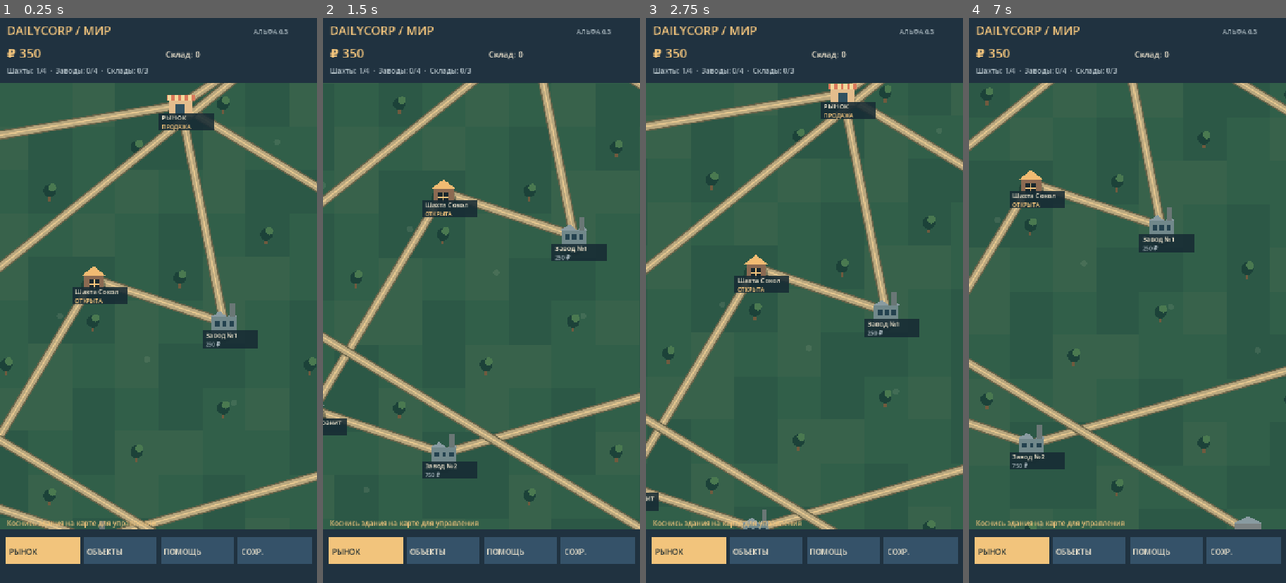
Above: before the commit, frames 1-4 (left to right).
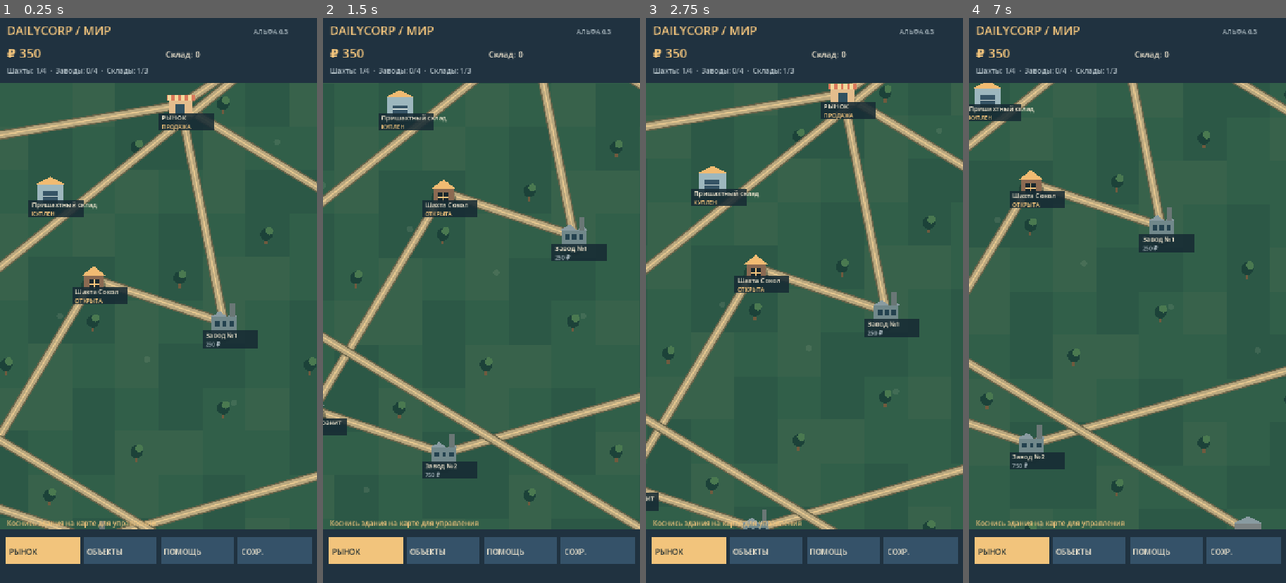
Above: after the commit, the same moments.

Repository: WarfWar/DailyCorp
Game: Godot game, scene res://scenes/main.tscn
The game is run twice, just before and just after one commit, with the same random seed, the same clock (stepped at 60 frames per second) and the same inputs.
Inputs (mouse positions are in pixels of both pictures, inside the frame that each line leads up to):
- Up to frame 1 (0.25 s): no input
- Up to frame 2 (1.5 s): tap Enter at 0.5 s; drag from (481, 300) to (513, 176) at 0.52 s; tap Space at 1.25 s; drag from (481, 300) to (465, 413) at 1.27 s
- Up to frame 3 (2.75 s): tap Enter at 2 s; move the mouse to (836, 176) at 2.02 s; click (836, 176) at 2.17 s
- Up to frame 4 (7 s): tap Space at 2.75, 5 s; drag from (1111, 413) to (1032, 215) at 2.77 s; tap Enter at 3.5 s; move the mouse to (1222, 385) at 3.52 s; click (1222, 385) at 3.67 s; click "ЗАКРЫТЬ" at 4.25 s; drag from (1032, 215) to (1079, 159) at 5.02 s; move the mouse to (1143, 300) at 5.77 s; click (1143, 300) at 5.92 s; drag from (1079, 159) to (1064, 328) at 6.52 s

The runs differ from the first frame. In frame 1, 0.8% of the frame differs, in the area x 8-45%, y 8-36%; in frame 2, 0.8%; in frame 3, 0.8%, in the area x 14-45%, y 8-34%; in frame 4, 0.8%.

Commit message:
Introduce starter warehouse, routing UI, barracks, truck hangar, contracts and direct factory input inventories

Diff:
--- a/scripts/world_view.gd
+++ b/scripts/world_view.gd
@@ -23,10 +23,14 @@
     {"name":"Завод №4","pos":Vector2i(4,6),"cost":2800}
 ]
 const MARKET_POS := Vector2i(10,5)
+const BARRACKS_POS := Vector2i(5,8)
+const HANGAR_POS := Vector2i(12,12)
+const CONTRACT_POS := Vector2i(9,3)
 const WAREHOUSES := [
     {"name":"Склад Восток","pos":Vector2i(13,17),"cost":180},
     {"name":"Склад Запад","pos":Vector2i(3,11),"cost":650},
-    {"name":"Склад Север","pos":Vector2i(13,3),"cost":1300}
+    {"name":"Склад Север","pos":Vector2i(13,3),"cost":1300},
+    {"name":"Пришахтный склад","pos":Vector2i(7,7),"cost":0}
 ]
 const MATERIALS := ["coal","copper","iron","gold","steel","wire","parts","electronics"]
 const SHARED_CAP := 20
@@ -45,9 +49,13 @@
 
 var game = null
 var dialog = null
-var warehouse_owned := [false, false, false]
+var warehouse_owned := [false, false, false, true]
 # Each warehouse holds at most 3 single-material sections.
-var warehouse_slots: Array = [[],[],[]]
+var warehouse_slots: Array = [[],[],[],[]]
+var selected_worker := 0
+var selected_truck := 0
+var selected_route_material := "iron"
+var selected_route_target := 0
 var selected_slot := 0
 
 var mine_owned := [true, false, false, false]
@@ -106,7 +114,11 @@
                 lines = ["Месторождение №%d" % (selected_id + 1),
                     "Статус: ваша шахта" if mine_owned[selected_id] else "Участок свободен",
                     "Открыть для подземной добычи" if mine_owned[selected_id] else "Стоимость покупки: %d ₽" % mine["cost"],
-                    "Руда доставляется на общий склад."]
+                    "Добыча копится на погрузочной площадке.",
+                    "Грузовики развозят руду на склад или завод."]
+                if mine_owned[selected_id]:
+                    for key in game.operations.ORES:
+                        lines.append("%s на погрузке: %d" % [PRODUCTS[key],game.operations.buffers[selected_id][key]])
             else:
                 var factory: Dictionary = FACTORIES[selected_id]
                 title = str(factory["name"])
@@ -139,7 +151,8 @@
                 "Баланс компании: %d ₽" % game.cash,
                 "Общая ёмкость: 20 ед. на каждый материал.",
                 "Покупка склада увеличивает её на 10 ед.",
-                "Специализированная секция: +50 ед. за уровень."]
+                "Специализированная секция: +50 ед. за уровень.",
+                "Перевезено: %d ед." % game.operations.shipping_total]
         "help":
             title = "Управление"
             lines = ["Касайся шахт, заводов, складов и рынка.",
@@ -148,6 +161,9 @@
                 "Заводы автоматически делают выбранные изделия.",
                 "Один складской отсек хранит один материал.",
                 "Склад и производство используют общий запас.",
+                "На участке есть казарма и ангар.",
+                "Шахтам задаются маршруты для 4 видов руды.",
+                "Контракты дают повышенную прибыль.",
                 "Все окна закрываются крестиком сверху."]
         "warehouse":
             var data: Dictionary = WAREHOUSES[selected_id]
@@ -189,6 +205,74 @@
                     "Ёмкость этого отсека: %d единиц" % (SECTION_CAP * level),
                     "Общий запас: %d / %d ед." % [game.stock.get(key,0),capacity(key)],
                     "Улучшение: %d ₽ и %d стали" % [120*level, 1 if level >= 2 else 0]]
+        "routing":
+            title = "Логистика · " + str(MINES[selected_id]["name"])
+            lines = ["Выбери ресурс для задания маршрута.","Доступно руды в шахте:"]
+            for key in game.operations.ORES:
+                var route: Dictionary = game.operations.route_for(selected_id,key)
+                var caption := "склад " if route["type"] == "warehouse" else "завод "
+                lines.append("%s: %d ед. → %s%d" % [PRODUCTS[key],game.operations.buffers[selected_id][key],caption,int(route["index"])+1])
+        "route_target":
+            title = "Отправлять · " + str(PRODUCTS[selected_route_material])
+            lines = ["Транспорт вывезет материал из шахты №%d." % (selected_id+1),
+                "Склад размещает ресурс в общем хранилище.",
+                "Завод получает сырьё непосредственно на производство.",
+                "При заполнении места перевозка ждёт.",
+                "Для отправки должен быть назначен грузовик."]
+        "barracks":
+            title = "Казарма · персонал"
+            lines = ["Шахтёров в компании: %d" % game.operations.personnel.size(),
+                "Новый шахтёр: %d ₽" % (155+game.operations.personnel.size()*65),
+                "Назначай рабочих в разные купленные шахты.",
+                "Уровень улучшает скорость добычи,",
+                "но не увеличивает количество за удар."]
+            for person in game.operations.personnel:
+                lines.append("Шахтёр #%d · шахта %d · уровень %d" % [person["id"],int(person["mine"])+1,person["level"]])
+        "worker":
+            var person: Dictionary = game.operations.personnel[selected_worker]
+            var lvl := int(person["level"])
+            title = "Шахтёр #%d" % person["id"]
+            lines = ["Место работы: шахта %d" % (int(person["mine"])+1),
+                "Уровень: %d / 5" % lvl,
+                "Скорость: +%d%% к обычной" % int((lvl-1)*35),
+                "Улучшение: %d ₽" % (110*lvl),
+                "С уровня 4 понадобится сталь."]
+        "worker_transfer":
+            title = "Перевод шахтёра"
+            lines = ["Назначай работника только в купленную шахту.",
+                "При переводе текущая работа отменяется.",
+                "Выработка и улучшения сохраняются."]
+        "hangar":
+            title = "Ангар · транспорт"
+            lines = ["Грузовиков компании: %d" % game.operations.vehicles.size(),
+                "Новый грузовик: %d ₽" % (250+game.operations.vehicles.size()*125),
+                "Грузоподъёмность растёт с уровнем.",
+                "Чем выше уровень, тем быстрее перевозка."]
+            for truck in game.operations.vehicles:
+                lines.append("Грузовик #%d · шахта %d · ур.%d · %s" % [truck["id"],int(truck["mine"])+1,truck["level"],str(truck["state"])])
+        "truck":
+            var truck: Dictionary = game.operations.vehicles[selected_truck]
+            var lvl := int(truck["level"])
+            title = "Грузовик #%d" % truck["id"]
+            lines = ["Назначен: шахта %d" % (int(truck["mine"])+1),
+                "Груз: %d единиц за рейс" % game.operations.truck_capacity(truck),
+                "Уровень %d / 5 · %s" % [lvl,str(truck["state"])],
+                "Улучшение: %d ₽" % (145*lvl),
+                "После 2 уровня дополнительно нужны провода.",
+                "Переброска возможна только после завершения рейса."]
+        "truck_transfer":
+            title = "Переназначение грузовика"
+            lines = ["Между шахтами перемещается пустой транспорт.",
+                "У каждой шахты могут быть свои машины."]
+        "contracts":
+            var task: Dictionary = game.operations.contract()
+            title = "Городские контракты"
+            lines = ["Заказ: " + str(task["title"]),
+                "Нужно: %d ед. · %s" % [task["quantity"],PRODUCTS[str(task["key"])]],
+                "Есть на общем складе: %d ед." % game.stock.get(task["key"],0),
+                "Выплата: %d ₽" % task["reward"],
+                "Выполнено контрактов: %d" % game.operations.reputation,
+                "Следующий контракт откроется после сдачи."]
     if info_seconds > 0.0:
         lines.push_front(info)
     var commands_to_show: Array = buttons()
@@ -254,6 +338,7 @@
                 if entry is Dictionary and MATERIALS.has(str(entry.get("key",""))):
                     warehouse_slots[i].append({"key":str(entry["key"]), "level":clampi(int(entry.get("level",1)),1,MAX_SECTION_LEVEL)})
     mine_owned[0] = true
+    warehouse_owned[3] = true
     var saved_camera: Array = data.get("camera", [])
     if saved_camera.size() == 2:
         world_camera = Vector2(clampf(float(saved_camera[0]), 1, 20), clampf(float(saved_camera[1]), 1, 20))
@@ -263,6 +348,8 @@
     time += delta
     if game == null:
         return
+    if game.operations != null:
+        game.operations.process_transport(delta)
     for i in range(FACTORIES.size()):
         if not factory_owned[i]:
             continue
@@ -270,21 +357,29 @@
         var need: Dictionary = recipe["need"]
         var available := true
         for key in need.keys():
-            if int(game.stock.get(key, 0)) < int(need[key]):
+            var raw_at_factory := 0
+            if game.operations != null:
+                raw_at_factory = int(game.operations.factory_inputs[i].get(key,0))
+            if raw_at_factory + int(game.stock.get(key,0)) < int(need[key]):
                 available = false
                 break
         var product: String = factory_recipes[i]
-        if int(game.stock.get(product, 0)) + int(recipe["out"]) > capacity(product):
+        if int(game.stock.get(product,0)) + int(recipe["out"]) > capacity(product):
             available = false
         if not available:
-            # A waiting factory does not consume inputs while storage is full.
             continue
-        factory_progress[i] += delta * (1.0 + float(factory_levels[i] - 1) * 0.45)
+        factory_progress[i] += delta * (1.0 + float(factory_levels[i]-1)*0.45)
         if factory_progress[i] >= float(recipe["time"]):
             factory_progress[i] = 0.0
             for key in need.keys():
-                game.stock[key] = int(game.stock[key]) - int(need[key])
-            game.stock[product] = int(game.stock.get(product, 0)) + int(recipe["out"])
+                var needed := int(need[key])
+                if game.operations != null:
+                    var from_factory := mini(needed,int(game.operations.factory_inputs[i].get(key,0)))
+                    game.operations.factory_inputs[i][key] = int(game.operations.factory_inputs[i].get(key,0)) - from_factory
+                    needed -= from_factory
+                if needed > 0:
+                    game.stock[key] = int(game.stock.get(key,0)) - needed
+            game.stock[product] = int(game.stock.get(product,0)) + int(recipe["out"])
     if visible:
         if info_seconds > 0.0:
             info_seconds -= delta
@@ -431,7 +526,7 @@
     match panel:
         "place":
             if selected_kind == "mine":
-                return ["ОТКРЫТЬ ШАХТУ","ЗАКРЫТЬ"] if mine_owned[selected_id] else ["КУПИТЬ ШАХТУ","ЗАКРЫТЬ"]
+                return ["ОТКРЫТЬ ШАХТУ","МАРШРУТЫ РУДЫ","ЗАКРЫТЬ"] if mine_owned[selected_id] else ["КУПИТЬ ШАХТУ","ЗАКРЫТЬ"]
             return ["ВЫБРАТЬ ПРОДУКЦИЮ","УЛУЧШИТЬ ЗАВОД","ЗАКРЫТЬ"] if factory_owned[selected_id] else ["КУПИТЬ ЗАВОД","ЗАКРЫТЬ"]
         "recipes": return ["СТАЛЬ  •  Fe + уголь","ПРОВОДА  •  медь","МЕХАНИЗМЫ  •  сталь + провода","ЭЛЕКТРОНИКА  •  золото + провода","НАЗАД"]
         "trade":
@@ -458,6 +553,31 @@
             return result
         "warehouse_slot":
             return ["УЛУЧШИТЬ ОТСЕК","НАЗАД"]
+        "routing":
+            return ["УГОЛЬ","МЕДЬ","ЖЕЛЕЗО","ЗОЛОТО","НАЗАД"]
+        "route_target":
+            var result: Array = []
+            for warehouse in WAREHOUSES:
+                result.append("СКЛАД: "+str(warehouse["name"]))
+            for factory in FACTORIES:
+                result.append("ЗАВОД: "+str(factory["name"]))
+            result.append("НАЗАД")
+            return result
+        "barracks":
+            var result: Array = ["НАНЯТЬ ШАХТЁРА"]
+            for person in game.operations.personnel:
+                result.append("ШАХТЁР #%d · ШАХТА %d" % [person["id"],int(person["mine"])+1])
+            return result
+        "worker": return ["УЛУЧШИТЬ ШАХТЁРА","ПЕРЕВЕСТИ В ШАХТУ","НАЗАД"]
+        "worker_transfer": return ["ШАХТА №1","ШАХТА №2","ШАХТА №3","ШАХТА №4","НАЗАД"]
+        "hangar":
+            var result: Array = ["КУПИТЬ ГРУЗОВИК"]
+            for truck in game.operations.vehicles:
+                result.append("ГРУЗОВИК #%d · УРОВЕНЬ %d" % [truck["id"],truck["level"]])
+            return result
+        "truck": return ["УЛУЧШИТЬ ГРУЗОВИК","ПЕРЕНАЗНАЧИТЬ ШАХТУ","НАЗАД"]
+        "truck_transfer": return ["ШАХТА №1","ШАХТА №2","ШАХТА №3","ШАХТА №4","НАЗАД"]
+        "contracts": return ["СДАТЬ ЗАКАЗ","НАЗАД"]
         "assets": return ["К КАРТЕ","ТОРГОВЛЯ"]
         "help": return ["ЗАКРЫТЬ"]
     return []
